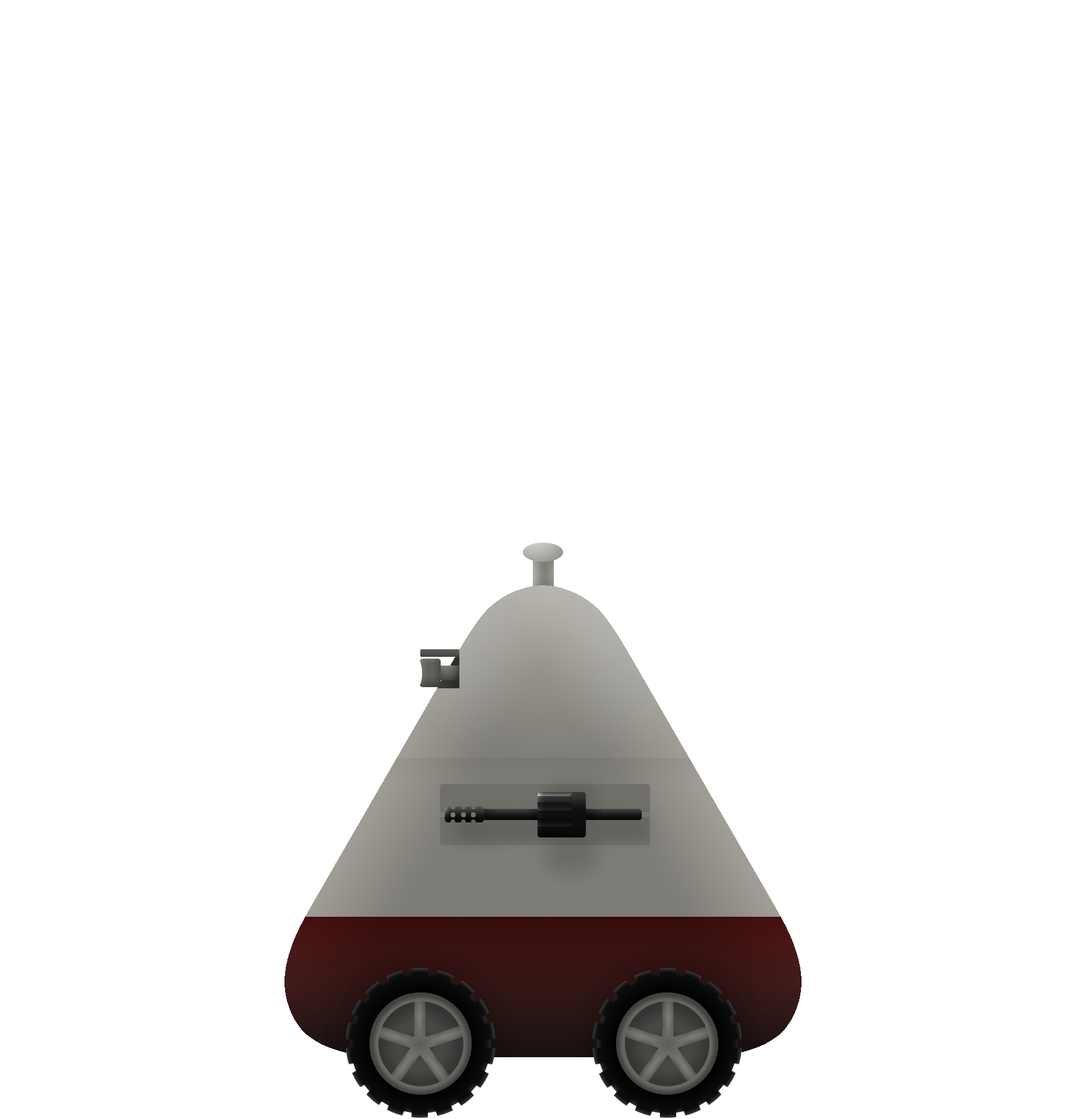
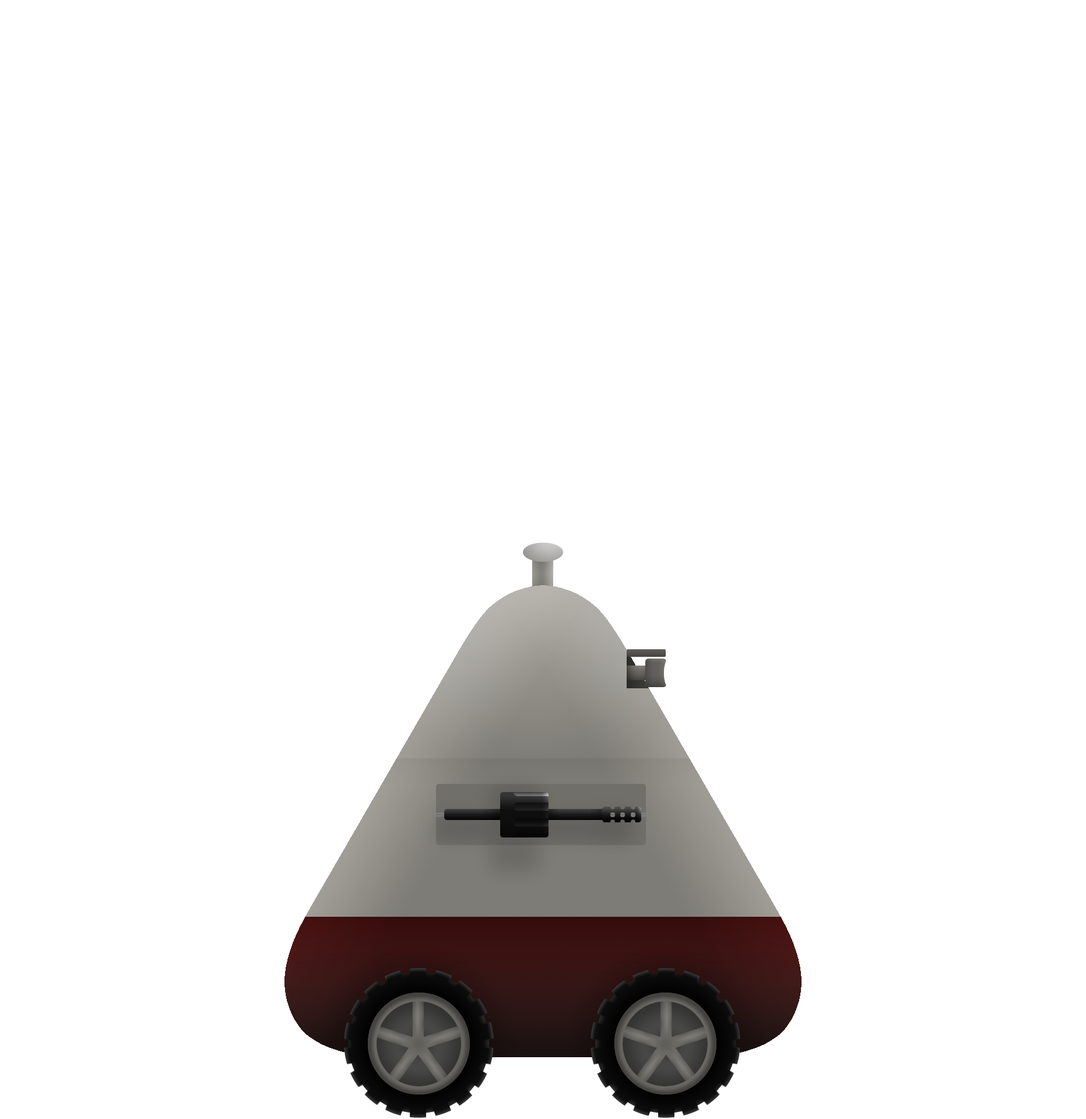
Layer changes from the first w=1086, h=1119 image to the second:
painted on "Gun" over [444, 792, 642, 838]
painted on "Gun Shadow" over [420, 768, 666, 882]
painted on "Gun Doors" over [436, 784, 650, 846]
painted on "Wheel R" over [343, 968, 743, 1119]
painted on "Wheel L" over [345, 968, 741, 1119]
painted on "Lens Flare" over [419, 661, 667, 685]
painted on "Lens" over [419, 661, 667, 686]
painted on "Scanner" over [419, 649, 667, 689]
painted on "Inner light cone" over [399, 563, 687, 784]
painted on "Outer light cone" over [399, 542, 687, 882]
painted on "Head" over [418, 585, 668, 758]
painted on "Antenna" over [522, 542, 564, 606]
painted on "Body" over [289, 585, 797, 1058]
